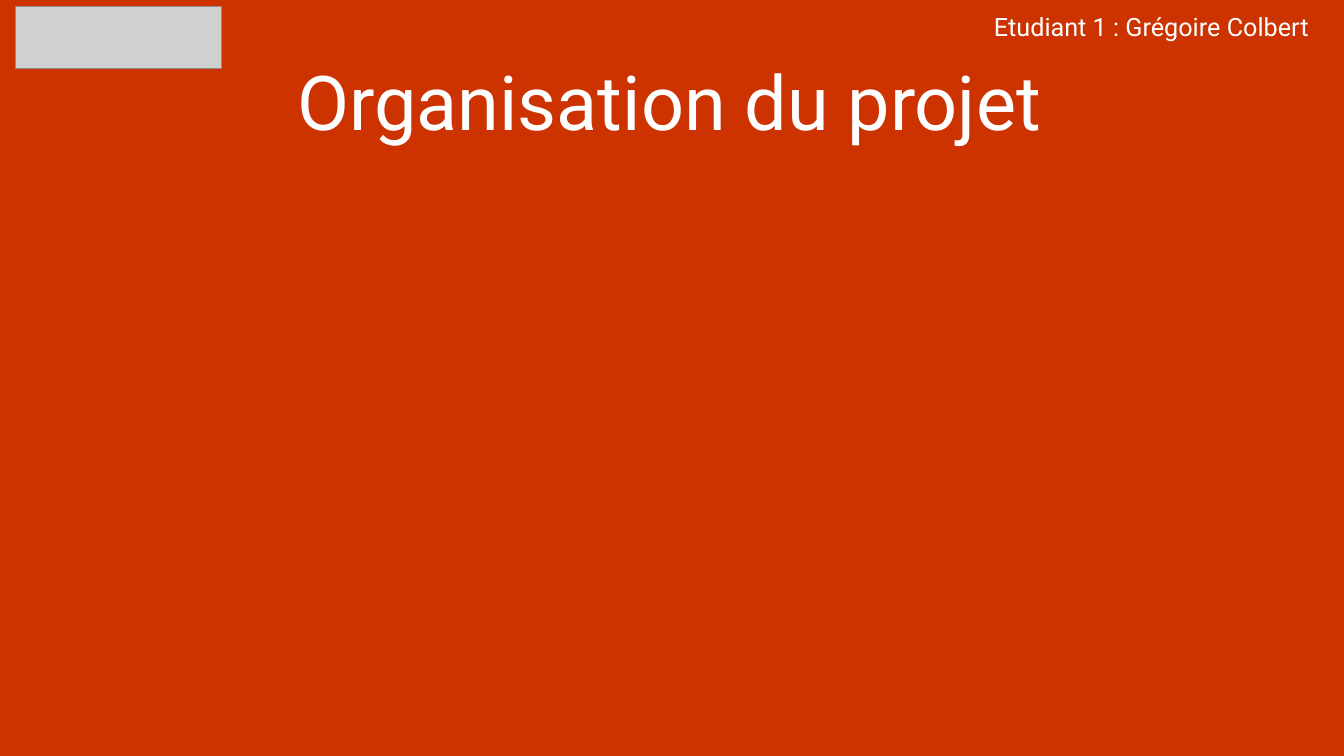
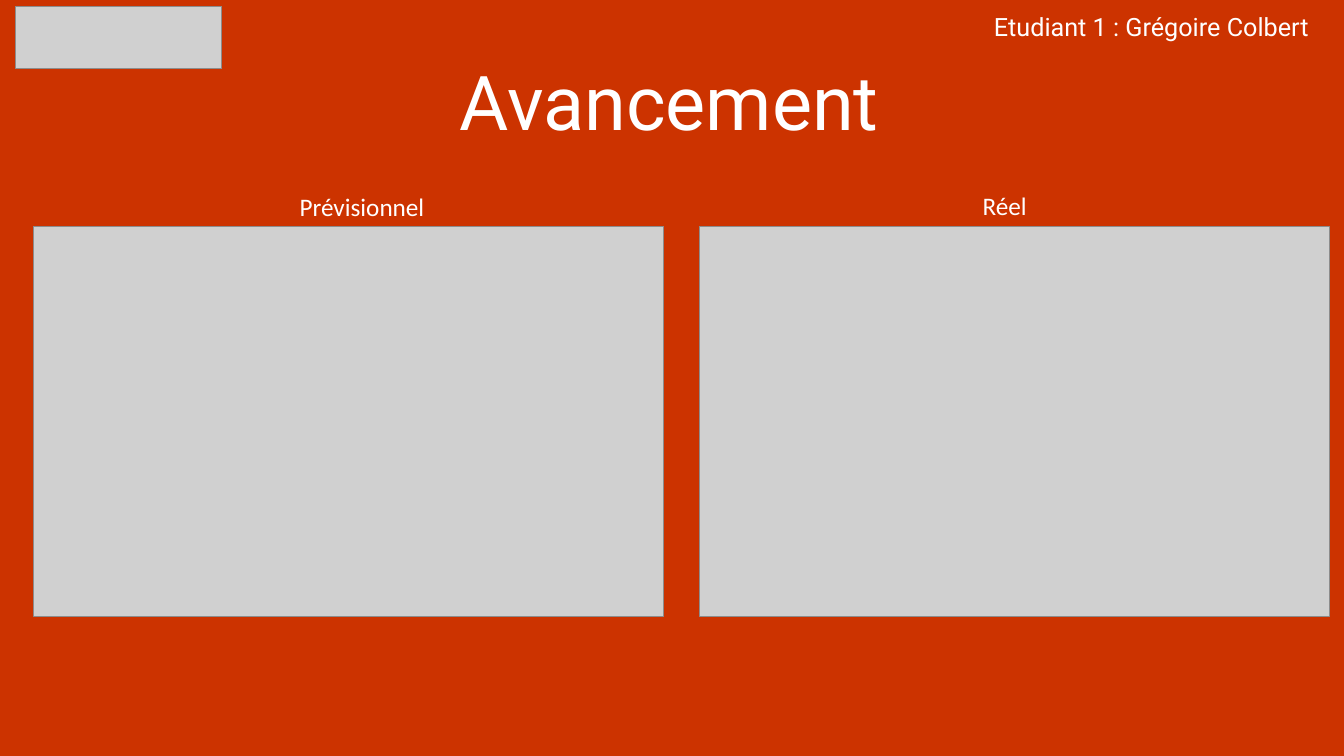
Before and after one commit to Colbert1/Projet_CrossLaPro, a slide deck: slide 20 of Ressources/Presentation_Projet_CrossLaPro_E1_Colbert.pptx. Drawn at 1344x756 pixels with LibreOffice and Linux fonts; fonts in the diff are those of the drawing; grey boxes stand for pictures. Boxes give left, top, right and bottom in pixels: in the first picture for what was removed or moved away, otherwise in the second. Text is boxed around its words. In the diff, an @@ line names an element or a change of style, - is before the commit and + after.

```diff
--- a/Ressources/Presentation_Projet_CrossLaPro_E1_Colbert.pptx
+++ b/Ressources/Presentation_Projet_CrossLaPro_E1_Colbert.pptx
@@ title at (460, 76, 879, 131): text changed @@
-Organisation du projet
+Avancement
@@ text added at (300, 198, 425, 217), 18 pt, text #FFFFFF @@
+Prévisionnel
@@ text added at (983, 197, 1027, 215), 18 pt, text #FFFFFF @@
+Réel
@@ picture added at (34, 227, 664, 616) @@
@@ picture added at (700, 227, 1330, 616) @@
```
Also in this commit, not shown: 6 other slides changed, 5 other files.
